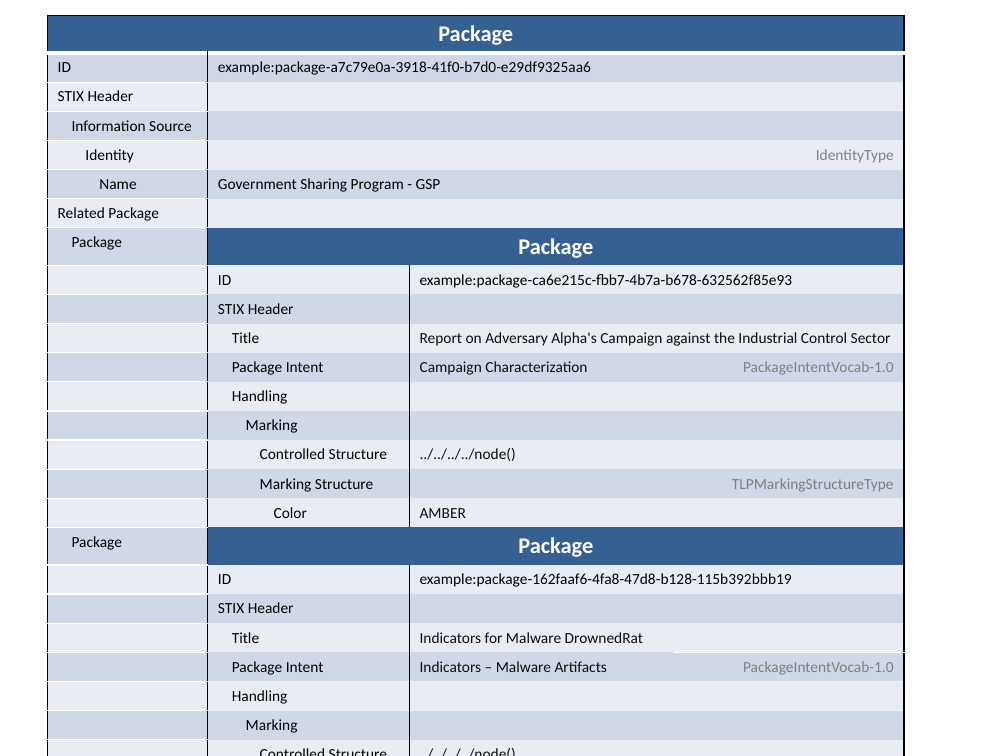
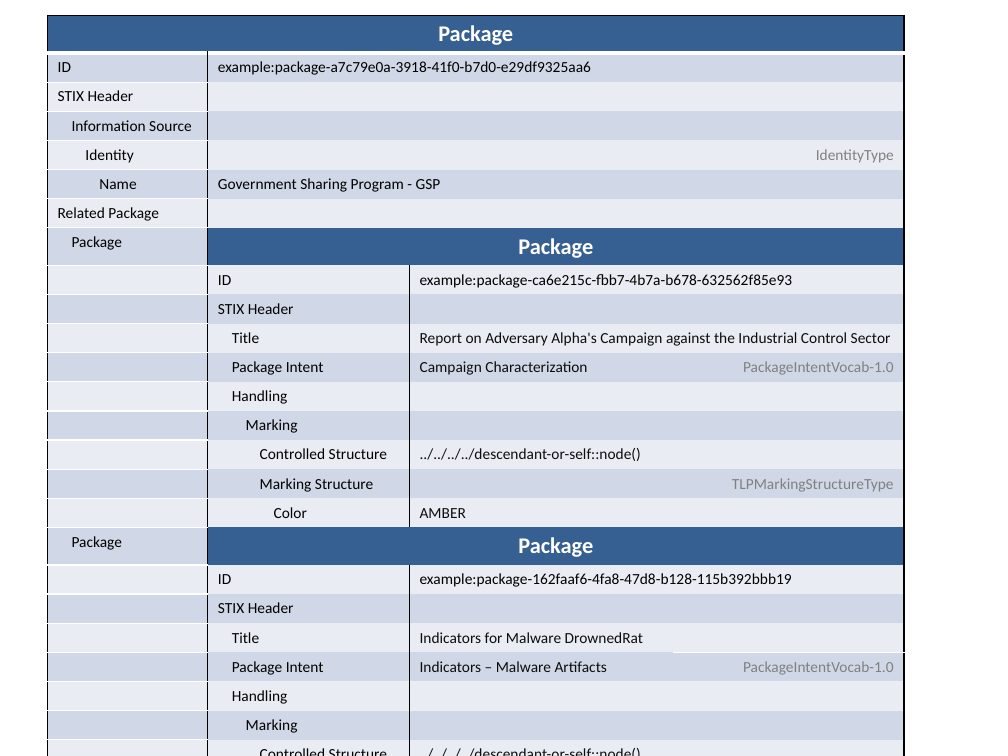
Before and after one commit to STIXProject/stixproject.github.io, a slide deck: slide 1 of documentation/idioms/wrapper/diagram.pptx. Drawn at 1008x756 pixels with LibreOffice and Linux fonts; fonts in the diff are those of the drawing. Boxes give left, top, right and bottom in pixels: in the first picture for what was removed or moved away, otherwise in the second. Text is boxed around its words. In the diff, an @@ line names an element or a change of style, - is before the commit and + after.

Commit message:
address #142 to change node ref

```diff
--- a/documentation/idioms/wrapper/diagram.pptx
+++ b/documentation/idioms/wrapper/diagram.pptx
@@ table at box(47, 15, 904, 756) @@
-row 15, column 3: ../../../../node()
+row 15, column 3: ../../../../descendant-or-self::node()
-row 25, column 3: ../../../../node()
+row 25, column 3: ../../../../descendant-or-self::node()
```
Also in this commit, not shown: 4 other files.
